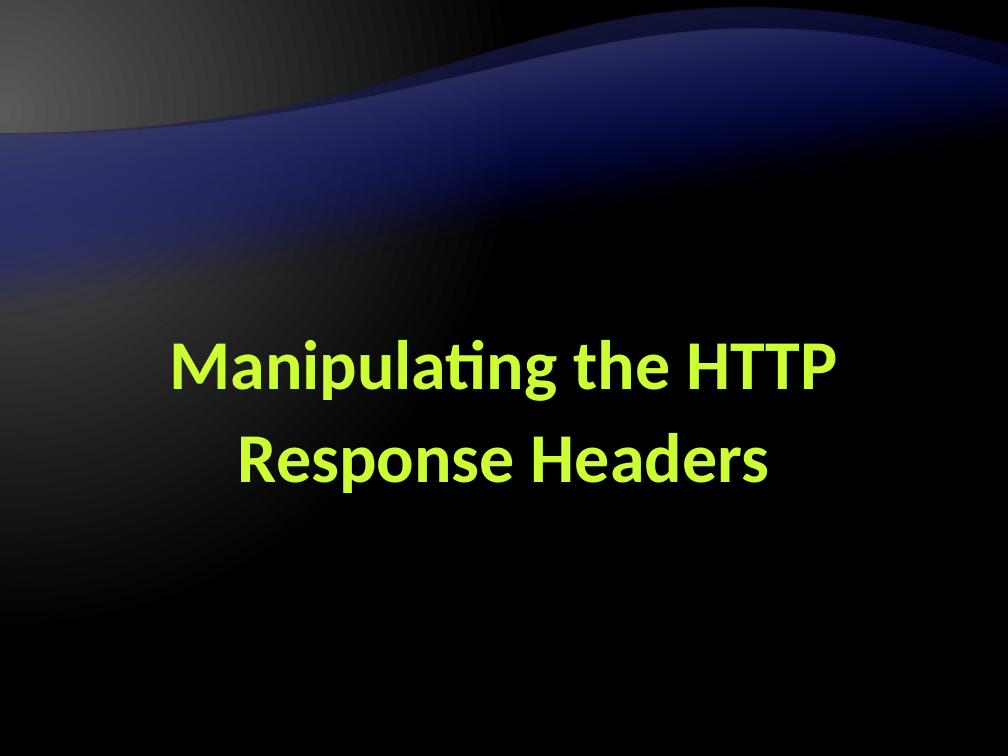
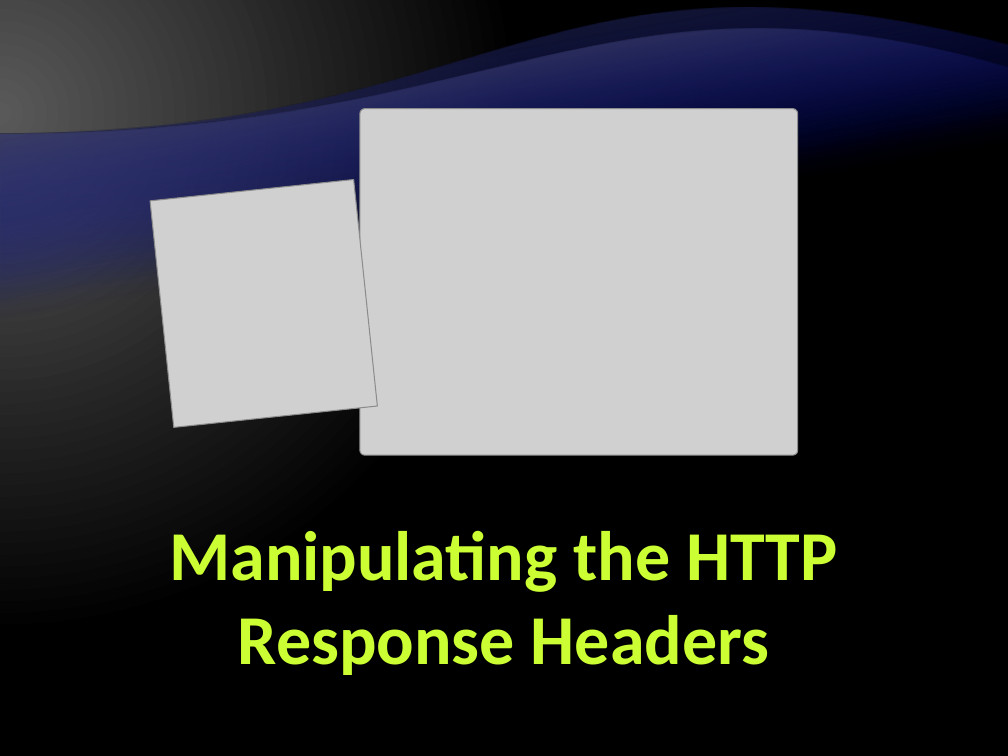
Before and after one commit to Graveheart/aspnetcourse, a slide deck: slide 45 of 2010/lectures/10. ASP.NET-State-Management.pptx. Drawn at 1008x756 pixels with LibreOffice and Linux fonts; fonts in the diff are those of the drawing; grey boxes stand for pictures; background and template pictures are left out. Boxes give left, top, right and bottom in pixels: in the first picture for what was removed or moved away, otherwise in the second. Text is boxed around its words. In the diff, an @@ line names an element or a change of style, - is before the commit and + after.

Commit message:
Small fixes in the lectures (formatting)

```diff
--- a/2010/lectures/10. ASP.NET-State-Management.pptx
+++ b/2010/lectures/10. ASP.NET-State-Management.pptx
@@ picture added at bbox=[360, 109, 797, 456] @@
@@ picture added at bbox=[150, 179, 377, 427] @@
@@ title "Manipulating the HTTP Response Headers": place and size @@
-title "Manipulating the HTTP Response Headers" at bbox=[169, 340, 837, 493]
+title "Manipulating the HTTP Response Headers" at bbox=[169, 530, 837, 675]
@@ title "Manipulating the HTTP Response Headers" at bbox=[169, 530, 837, 675]: line spacing 1.1 to 1 @@
```
Also in this commit, not shown: 1 other file.
